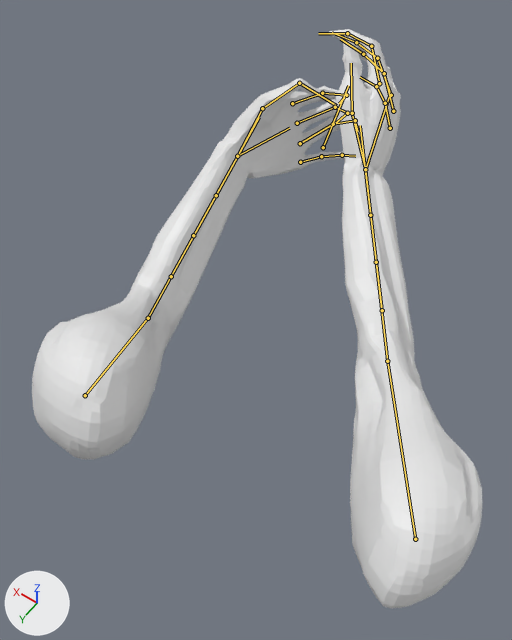
The FBX model Animations/Player/Character/SK_FP_Reload_Insert_Shell.fbx as it was, and as the next commit left it.
One viewpoint serves both versions: a 50 mm lens placed at (-0.301, 0.349, 1.965), pointed at (0.212, -0.37, 0.835). Arrows for +X, +Y and +Z are at lower left; the lights stay in place. The older version comes first. Both versions are drawn at frame 26 of the action 'Scene'; the numbers are the values there. The bones that change, and the others that lie on the model, are drawn over the model as lines.

Names of what the first picture shows: 'Arms_objects'.
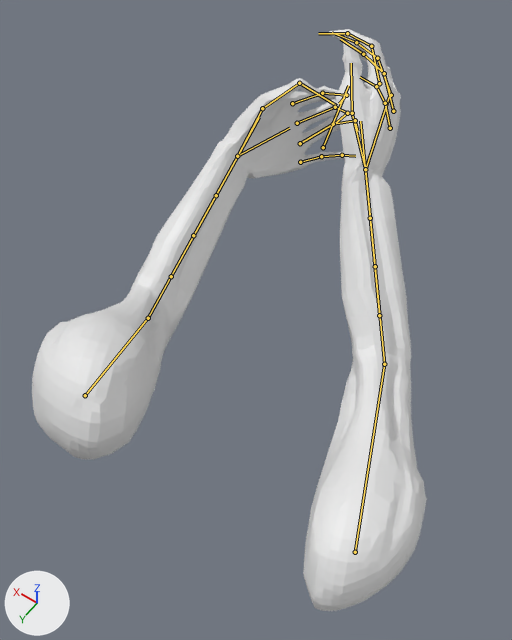
The edits, one by one:
Bone 'Upper_R' (bone_upper_r) moves from (0.048, 0.02, -0.148) to (0.194, 0.158, -0.195).
Bone 'Upper_R' (bone_upper_r) turns from (-91, -37, -16) to (-109, -25, -6) degrees about its own x, y and z.
Bone 'Lower_R' (bone_lower_r) turns from (-4, 0, -1) to (-8, 0, -2) degrees about its own x, y and z.
Bone 'Hand_R' (bone_hand_r) turns from (-11, -33, 36) to (12, -22, 27) degrees about its own x, y and z.

Boxes [x1, y1, x2, y2] around the edits, measured in the pictures (512 x 640 px):
'Arms_objects', posed (12% narrower)
    before: [32, 29, 482, 608]
    after: [32, 29, 427, 611]
bone 'Upper_R', root to tip
    before: (415, 539) to (387, 361)
    after: (355, 552) to (384, 364)
bone 'Lower_R', root to tip
    before: (387, 361) to (376, 262)
    after: (384, 364) to (375, 266)
